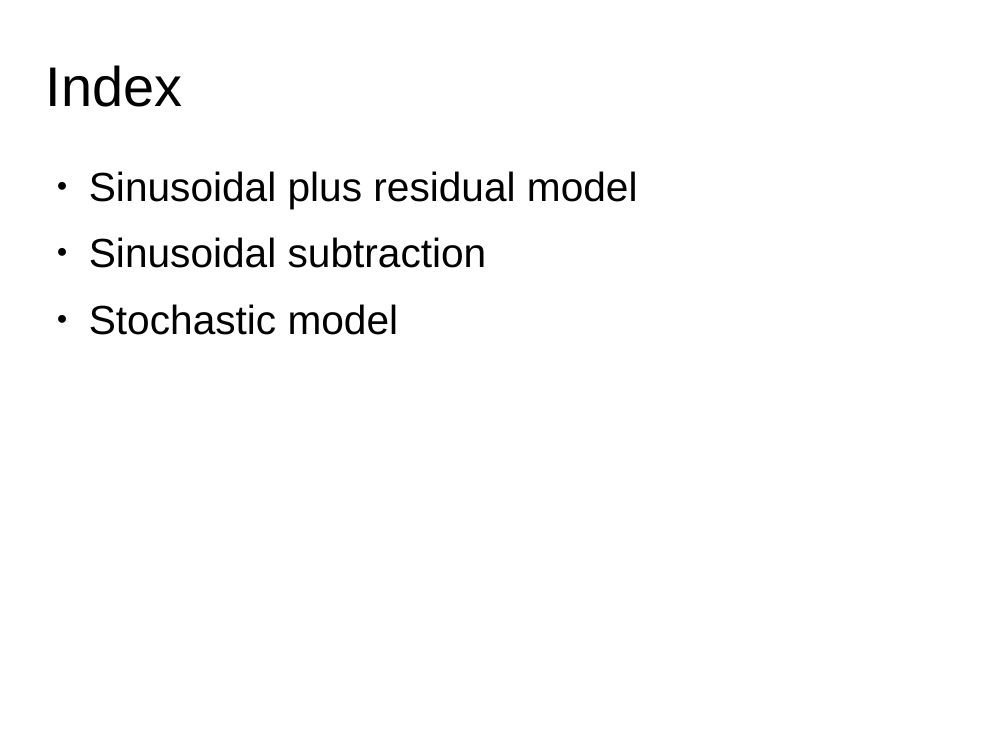
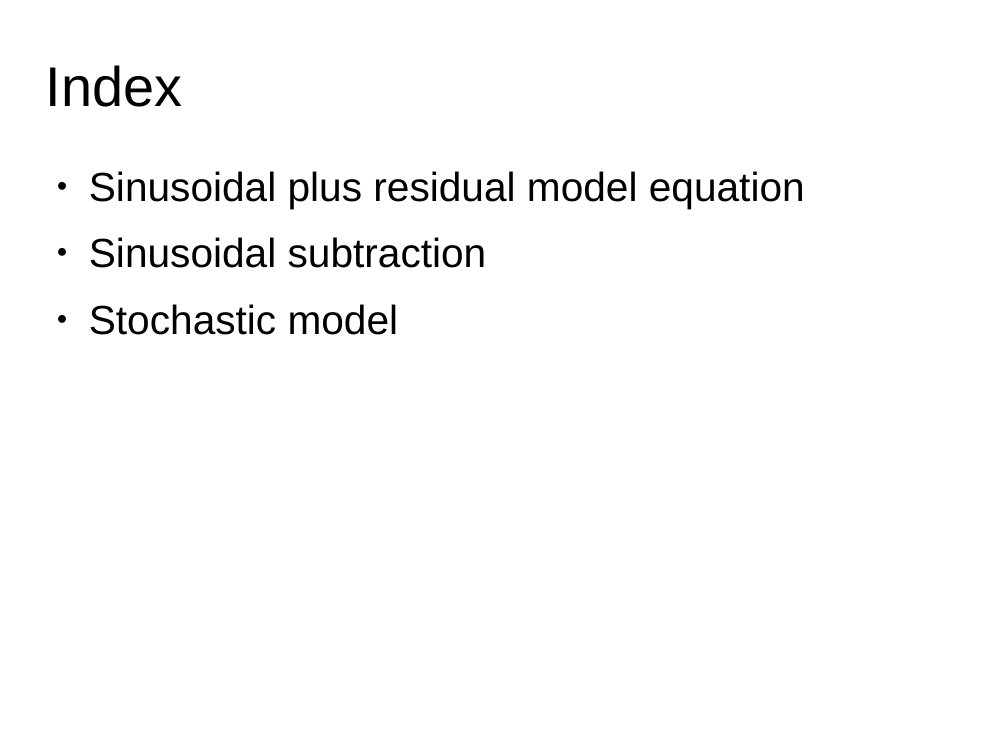
Before and after one commit to MTG/sms-tools, a slide deck: slide 2 of lectures/7-Sinusoidal-plus-residual-model/Sinusoidal-plus-Residual-model-1.odp. Drawn at 1008x756 pixels with LibreOffice and Linux fonts; fonts in the diff are those of the drawing. Boxes give left, top, right and bottom in pixels: in the first picture for what was removed or moved away, otherwise in the second. Text is boxed around its words. In the diff, an @@ line names an element or a change of style, - is before the commit and + after.

```diff
--- a/lectures/7-Sinusoidal-plus-residual-model/Sinusoidal-plus-Residual-model-1.odp
+++ b/lectures/7-Sinusoidal-plus-residual-model/Sinusoidal-plus-Residual-model-1.odp
@@ text at box(89, 171, 805, 208): text changed @@
-● Sinusoidal plus residual model
+● Sinusoidal plus residual model equation
```
Also in this commit, not shown: 2 other slides changed, 1 slide added, 1 slide removed, 31 other files.
